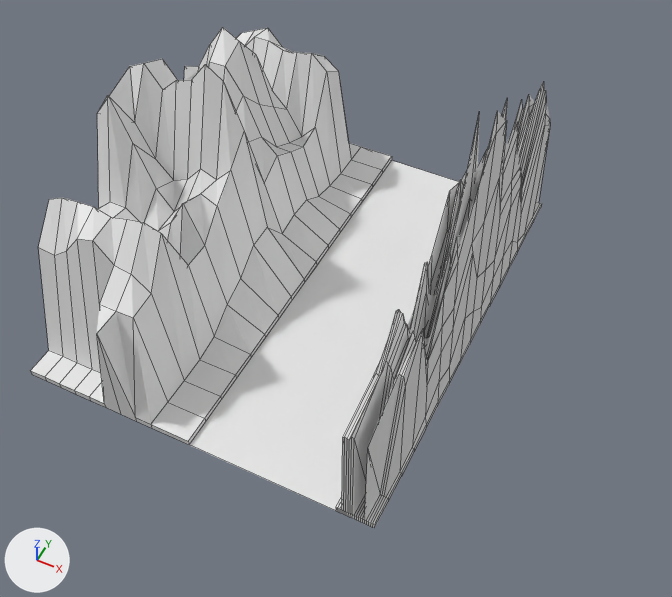
A saved change to the Blender file Assets/World/GORY_1_1_skala.blend.
Rendered twice from a 50 mm lens placed at (147.0, -235.0, 261.0), pointed at (44.0, -29.0, 4.0). The axes (+X, +Y, +Z) are drawn at lower left. The lights are the same throughout. Mesh edges are drawn as thin lines.

The first picture shows 'Landscape.021'.
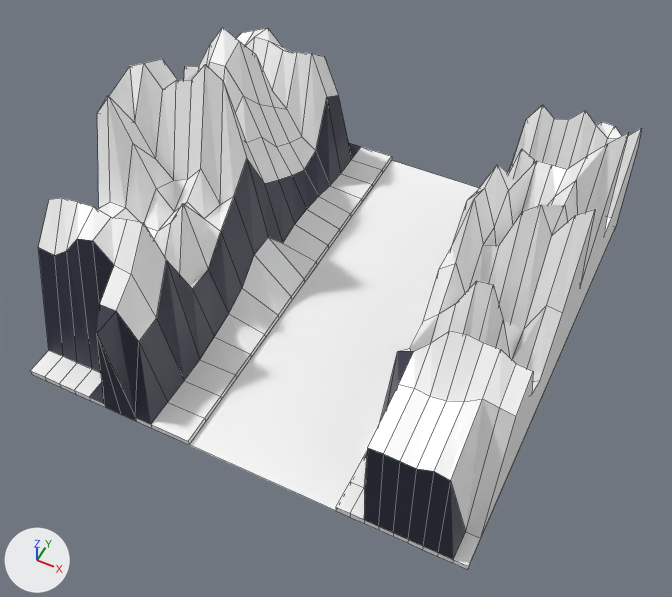
The newer file is also turned or shifted as a whole; pictures and numbers use the older file's frame.

Pixel boxes (x1, y1, x2, y2) of what changed, in the pictures (672 x 597 px; the box of a moved part takes in the faces that stretch with it):
'Landscape.021', reshaped (17% wider, 8% taller): before (30, 27, 550, 528); after (30, 27, 641, 570)
part 1 of me_landscape_021, cut back: before (336, 81, 550, 528); after (336, 105, 641, 570)
part 2 of me_landscape_021, moved or reshaped: (97, 53, 361, 424) in both
part 3 of me_landscape_021, recoloured: (30, 27, 459, 511) in both
part 4 of me_landscape_021, recoloured: (38, 239, 136, 421) in both

Edits to the bpy script that builds the scene:
```text
Add mat_material_001:
    mat_material_001 = principled_material('Material.001')
    mat_material_001.base_color = (0.022, 0.0262, 0.0522)  # dark blue #292d41
Add mat_material:
    mat_material = principled_material('Material')
    mat_material.base_color = (1.0, 1.0, 1.0)  # white #ffffff
Change me_landscape_021:
    used by ob_landscape_021; location = (42.3, 0.0, 0.0)
    remove me_landscape_021.from_pydata(...)  # 618 vertices, 563 faces; spans x -99.0..47.0, y -91.0..89.0, z -29.0..91.0
    add me_landscape_021.from_pydata(...)  # 431 vertices, 385 faces; spans x -99.0..81.0, y -91.0..89.0, z -29.0..73.0
    me_landscape_021 part 1: 114 vertices moved from x 33.0..43.0, y -91.0..89.0, z -29.0..67.0 to x 33.0..76.0, y -91.0..89.0, z -29.0..67.0; 259 vertices removed from x 33.0..47.0, y -91.0..89.0, z -29.0..91.0; 72 vertices added at x 36.0..81.0, y -91.0..89.0, z -29.0..73.0
    me_landscape_021 part 2: 23 vertices moved from x -58.0..-44.0, y -80.0..78.0, z -17.0..43.0 to x -58.0..-44.0, y -80.0..78.0, z -23.0..30.0; 1 vertex removed from x -65.0, y 89.0, z 18.0
    me_landscape_021 part 3: 237 faces spanning x -99.0..76.0, y -91.0..89.0, z -29.0..68.0 switch from no material to mat_material (white #ffffff)
    me_landscape_021 part 4: 41 faces spanning x -99.0..60.0, y -91.0..89.0, z -29.0..57.0 switch from no material to mat_material_001 (dark blue #292d41)
```
